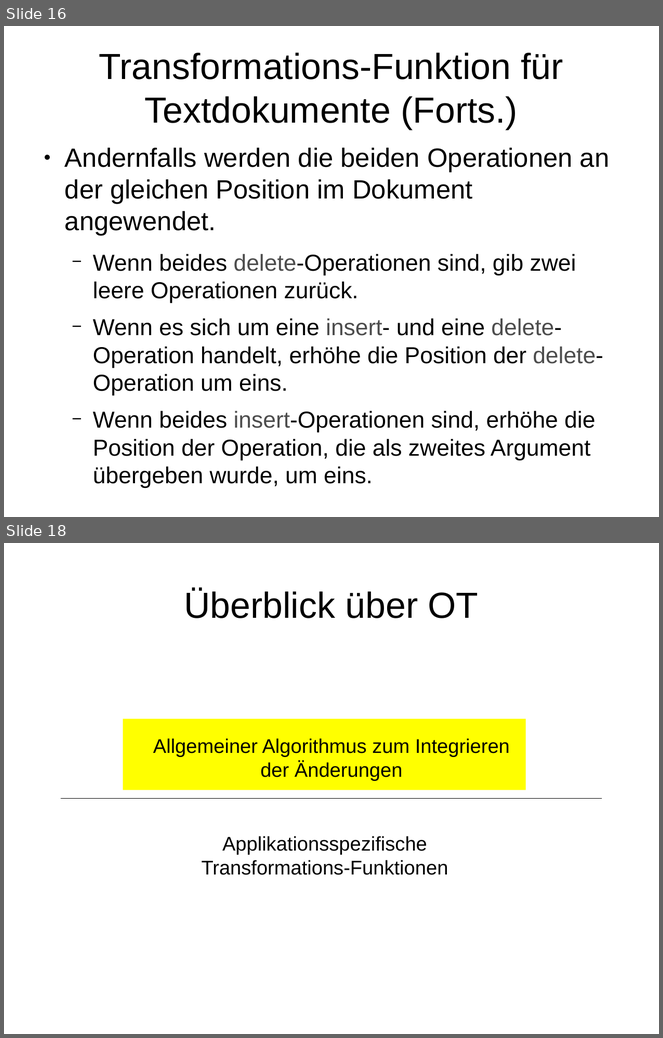
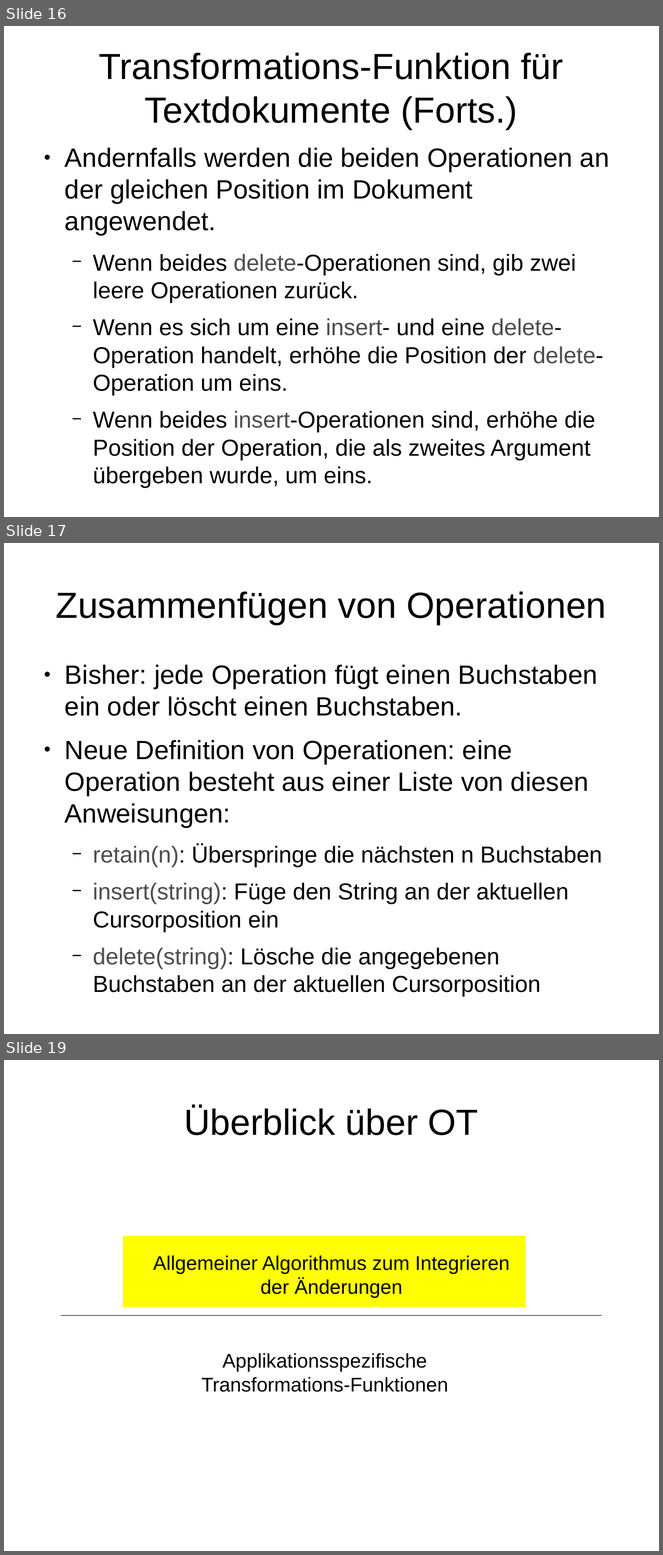
Before and after one commit to timjb/presentations, a slide deck: operational-transformation/operational-transformation.odp. Shown one above the other, each under a label of ours: slides 16 and 18 before the commit, slides 16, 17 and 19 after it; the slides between them are not shown. The pictures are 663x1038 and 663x1555 pixels, drawn with LibreOffice and Linux fonts; fonts in the diff are those of the drawing. Boxes give left, top, right and bottom in pixels: in the first picture for what was removed or moved away, otherwise in the second. Text is boxed around its words. In the diff, an @@ line names an element or a change of style, - is before the commit and + after.

Commit message:
Beschreibe zusammenfügbare Operationen, die Aufgaben des Servers

```diff
--- a/operational-transformation/operational-transformation.odp
+++ b/operational-transformation/operational-transformation.odp
@@ slide 17 added at (4, 543, 659, 1034), background #FFFFFF @@
@@ title added at (55, 591, 607, 625), 44 pt, text #000000 @@
+Zusammenfügen von Operationen
@@ text added at (65, 665, 603, 997), 28 pt, text #000000 @@
+● Bisher: jede Operation fügt einen Buchstaben ein oder löscht einen Buchstaben.
+● Neue Definition von Operationen: eine Operation besteht aus einer Liste von diesen Anweisungen:
+  − retain(n): Überspringe die nächsten n Buchstaben
+  − insert(string): Füge den String an der aktuellen Cursorposition ein
+  − delete(string): Lösche die angegebenen Buchstaben an der aktuellen Cursorposition
@@ what was slide 18 is now slide 19 @@
```
Also in this commit, not shown: 4 other slides added, 1 slide removed, 1 other file.
